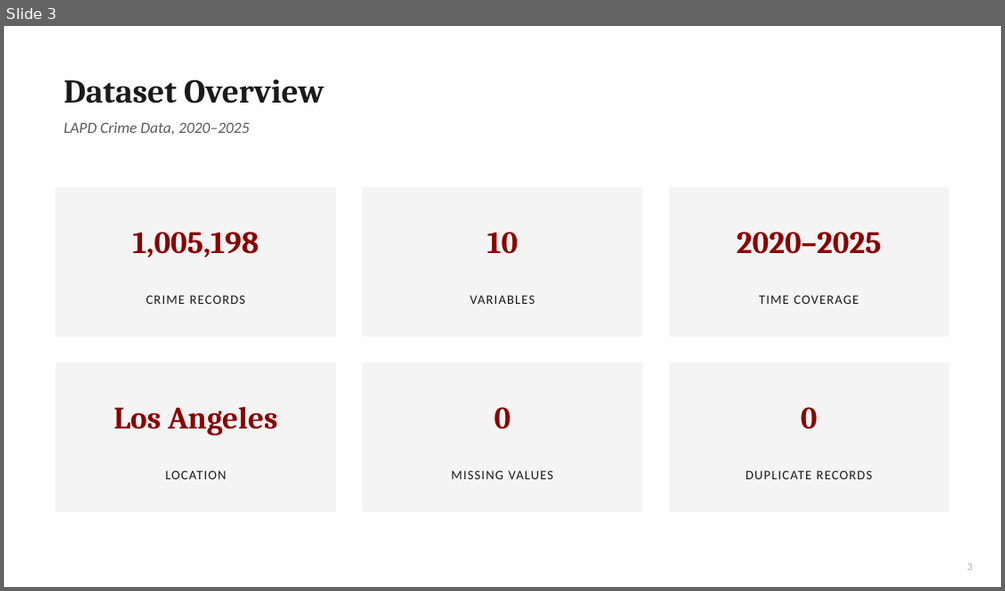
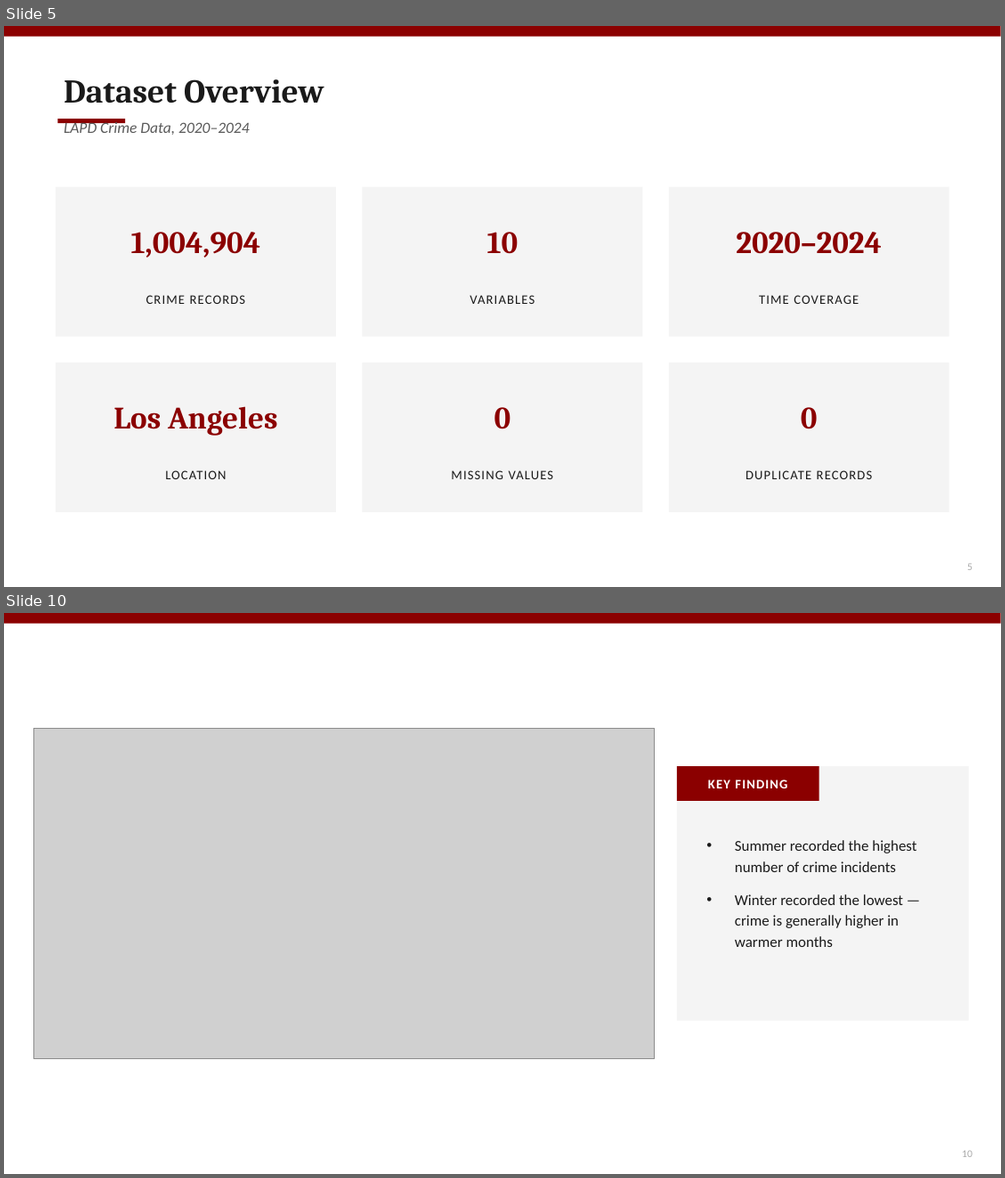
Before and after one commit to fatimaawachi/Analyzing-Crimes-in-LA-2020-2025-, a slide deck: Fatima_awachi_EDA_Project_Presentation.pptx. Shown one above the other, each under a label of ours: slide 3 before the commit, slides 5 and 10 after it; the slides between them are not shown. The pictures are 1005x591 and 1005x1178 pixels, drawn with LibreOffice and Linux fonts; fonts in the diff are those of the drawing; grey boxes stand for pictures. Boxes give left, top, right and bottom in pixels: in the first picture for what was removed or moved away, otherwise in the second. Text is boxed around its words. In the diff, an @@ line names an element or a change of style, - is before the commit and + after.

```diff
--- a/Fatima_awachi_EDA_Project_Presentation.pptx
+++ b/Fatima_awachi_EDA_Project_Presentation.pptx
@@ slide 10 added at box(4, 613, 1001, 1174), background #FFFFFF @@
@@ rectangle added at box(4, 613, 1001, 624), fill #8B0000 @@
@@ picture added at box(34, 728, 655, 1059) @@
@@ rectangle added at box(677, 766, 969, 1021), fill #F4F4F4 @@
@@ rectangle added at box(677, 766, 819, 801), fill #8B0000 @@
@@ text added at box(708, 779, 787, 788), 12.5 pt, text #FFFFFF, bold @@
+KEY FINDING
@@ text added at box(735, 840, 916, 947), 14.5 pt, text #1A1A1A @@
+• Summer recorded the highest number of crime incidents
+• Winter recorded the lowest — crime is generally higher in warmer months
@@ text added at box(962, 1150, 972, 1157), 10 pt, text #AAAAAA @@
+10
@@ what was slide 3 is now slide 5 @@
@@ slide 5 changed as well @@
@@ rectangle added at box(4, 26, 1001, 37), fill #8B0000 @@
@@ rectangle added at box(57, 119, 125, 123), fill #8B0000 @@
@@ text at box(64, 120, 250, 135): text changed @@
-LAPD Crime Data, 2020–2025
+LAPD Crime Data, 2020–2024
@@ text at box(131, 232, 261, 257): text changed @@
-1,005,198
+1,004,904
@@ text at box(736, 232, 882, 254): text changed @@
-2020–2025
+2020–2024
```
Also in this commit, not shown: 9 other slides changed, 4 other slides added, 6 slides removed, 2 other files.
